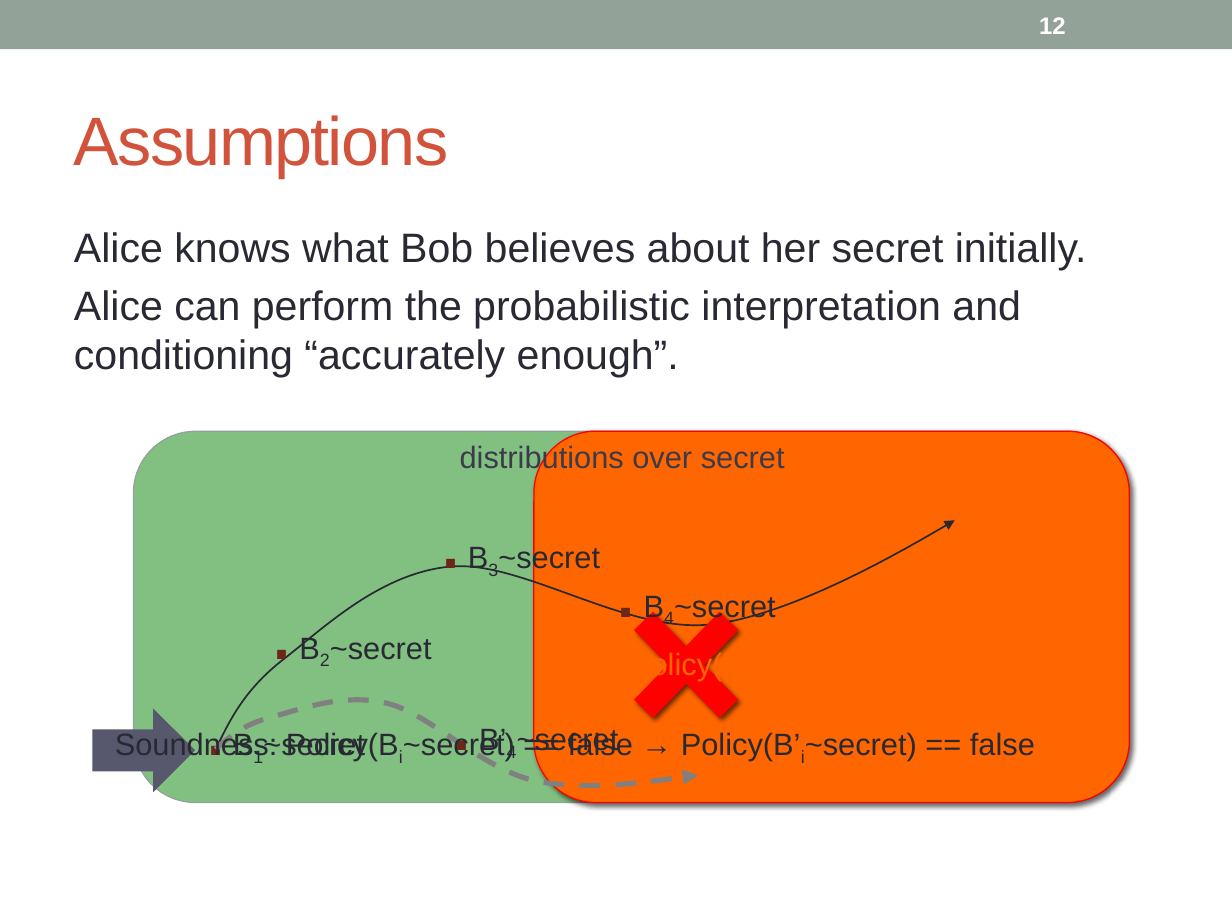
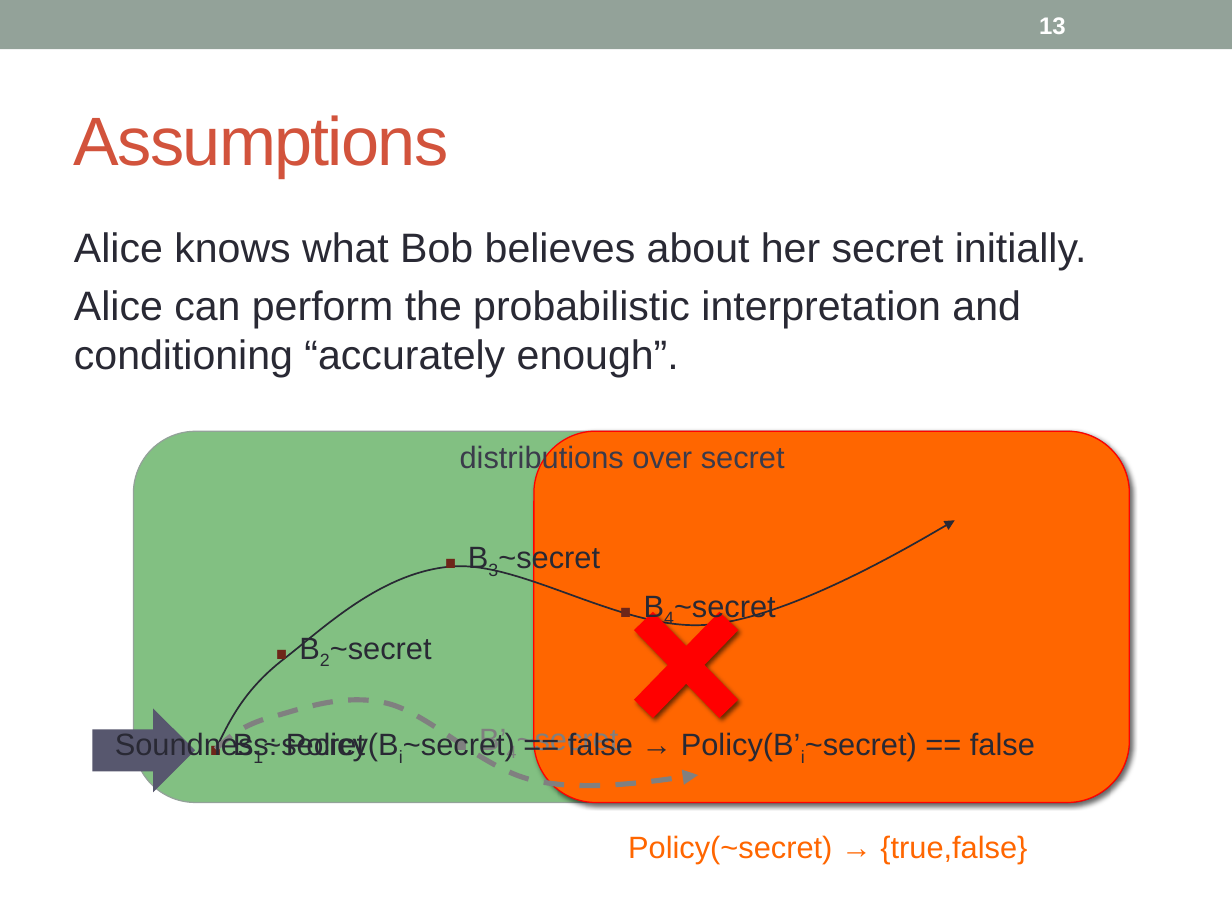
Before and after one commit to piotrm0/ppw12, a slide deck: slide 13 of pres/ppw12-pres.pptx (slide 12 before the commit). Drawn at 1232x924 pixels with LibreOffice and Linux fonts; fonts in the diff are those of the drawing. Boxes give left, top, right and bottom in pixels: in the first picture for what was removed or moved away, otherwise in the second. Text is boxed around its words. In the diff, an @@ line names an element or a change of style, - is before the commit and + after.

```diff
--- a/pres/ppw12-pres.pptx
+++ b/pres/ppw12-pres.pptx
@@ page number at [1039, 17, 1066, 34]: text changed @@
-12
+13
@@ text ". B’4~secret" at [479, 726, 619, 761]: text colour #6E2619 to #7F7F7F in "."; text colour #292934 to #7F7F7F @@
@@ text "Policy(~secret) → {true,false}" rewrapped from [568, 650, 834, 756] to [628, 835, 1027, 863] @@
```
Also in this commit, not shown: 7 other slides changed, 2 slides added.
